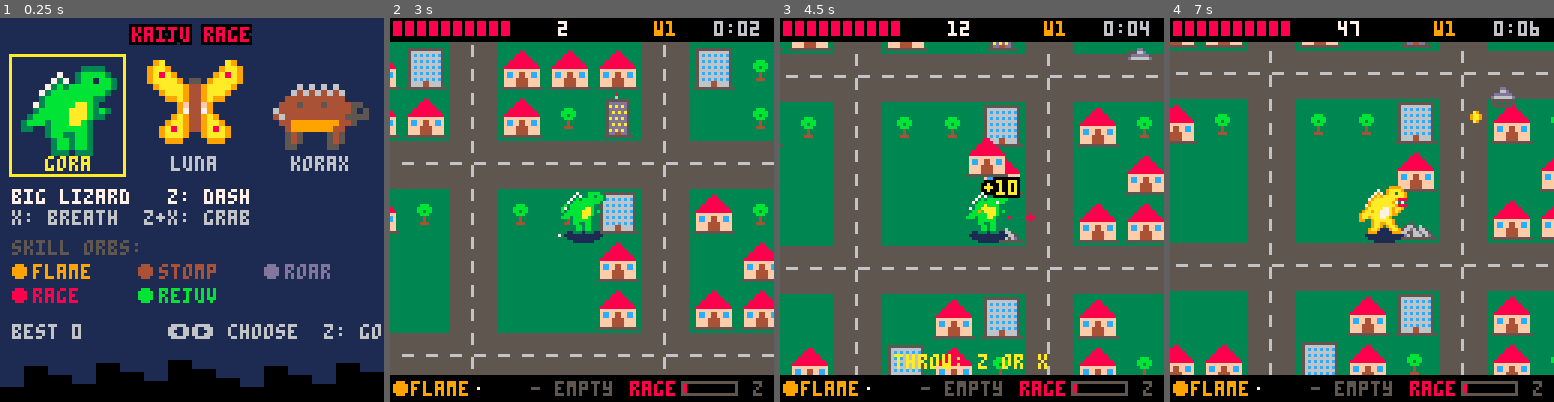
Above: before the commit, frames 1-4 (left to right).
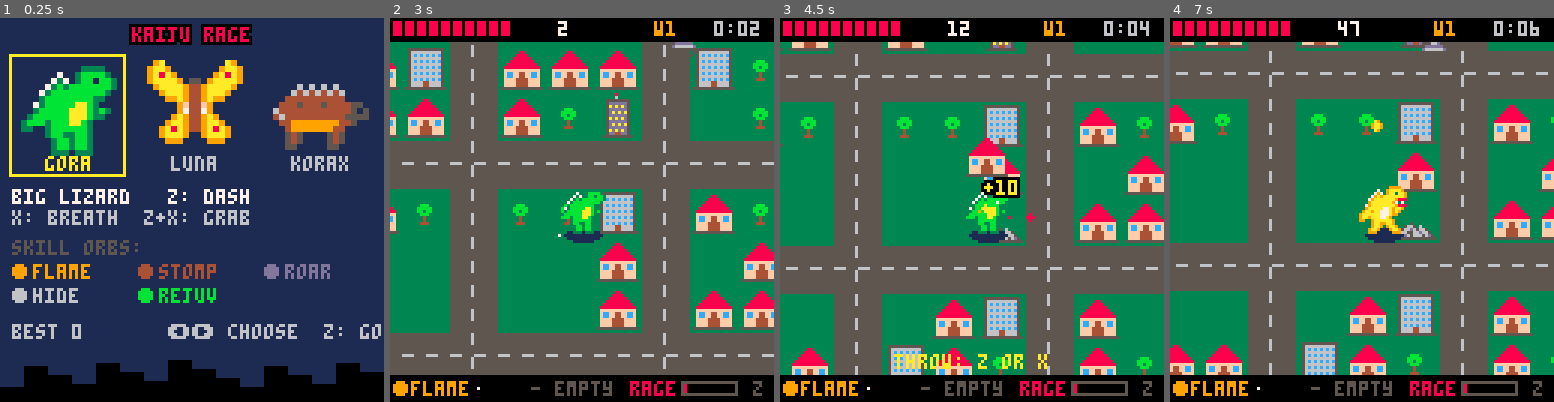
Above: after the commit, the same moments.

Repository: shalone86/games
Game: PICO-8 cartridge kaiju/rage.p8
The game is run twice, just before and just after one commit, with the same random seed, the same clock (stepped at 60 frames per second) and the same inputs.
Inputs:
- Up to frame 1 (0.25 s): no input
- Up to frame 2 (3 s): tap X (X key) at 0.33, 1.07, 1.85, 2.97 s; tap O (Z key) at 0.7, 1.7, 2.1, 2.5, 2.9 s; hold Right 1.6-2.1 s; hold Up 2.15-2.42 s; hold Right from 2.47 s (still down)
- Up to frame 3 (4.5 s): release Right at 3.03 s; hold Left 3.08-3.58 s; tap O (Z key) at 3.3, 3.7, 4.1 s; hold Down 3.63-3.97 s; hold Right from 4.02 s (still down); tap X (X key) at 4.08 s
- Up to frame 4 (7 s): tap O (Z key) every 0.4 s from 4.5 to 6.9 s; release Right at 4.68 s; hold Up 4.73-5.03 s; hold Left 5.08-5.68 s; tap X (X key) at 5.2, 6.32 s; hold Down 5.73-6.03 s; hold Right 6.08-6.58 s; hold Right from 6.63 s (still down)

The runs differ from the first frame. In frame 1, 0.4% of the frame differs, in the area x 3-21%, y 70-75%; in frame 2, 0.1%; in frame 3, 0.1%; in frame 4, 0.5%, in the area x 52-90%, y 6-30%.

Commit message:
Kaiju Rage: more enemies, rage mode, flying, art checklist
- Buildings looked up by lot instead of all 300: frame cost about halved,
  so up to 48 enemies now come in squads.
- Rage mode: flash, shockwaves, big rainbow kaiju, its own music, 10 s of
  double damage and points.
- Gora's rage orb is now hide, so only rage mode is rage.
- Luna flies (Z takes off, Z again dives and stomps); only missiles and
  rival fire reach her in the air.
- Art and sound checklist; notes for the angels game.

Co-Authored-By: Claude Opus 5.5 <noreply@anthropic.com>

Diff:
--- a/kaiju/rage.p8
+++ b/kaiju/rage.p8
@@ -58,13 +58,13 @@
  k={x=world/2,y=world/2,vx=0,vy=0,
   fx=1,fy=0,face=1,fr=0,z=0,
   hp=pk.hp,mhp=pk.hp,inv=0,en=60,bl=0,
-  dash=0,dcd=0,jt=0,jcd=0,zt=0,xt=0,
+  dash=0,dcd=0,fly=0,jcd=0,zt=0,xt=0,
   rage=0,rg=0,shell=0,ang=0,
   -- 2 skill slots: skill,
   -- level, timer
   sl={pk.sk[1]},lv={1,0},tm={0,0}}
  ens,shots,fx,pops,drops,objs,clouds,bolts={},{},{},{},{},{},{},{}
- score,tm,secs,shake,stop,bt=0,0,0,0,0,0
+ score,tm,secs,shake,stop,bt,flash=0,0,0,0,0,0,0
  spawn_t,wave,rt,rival,nr,fin,dm=60,1,1200,nil,0,0,1
  cx,cy=k.x-64,k.y-64
  st="play"
@@ -130,7 +130,7 @@
 -- sk = its 5 skills below
 roster={
  {n="gora",d="big lizard",z="dash",sp=0,hp=10,spd=1.2,bc=12,sk=split"1,2,3,4,5"},
- {n="luna",d="giant moth",z="leap",sp=64,hp=8,spd=1.35,bc=10,sk=split"6,7,8,9,10"},
+ {n="luna",d="giant moth",z="fly",sp=64,hp=8,spd=1.35,bc=10,sk=split"6,7,8,9,10"},
  {n="korax",d="spiked tank",z="dash",sp=70,hp=13,spd=1.05,bc=9,sk=split"11,12,13,14,15"},
 }
 
@@ -161,8 +161,8 @@
  {n="roar",c=13,f=function(l)
   dizzy(40+l*12,90+l*30) return 240-l*30
  end},
- -- red, and takes less damage
- {n="rage",c=8,p=function(l)
+ -- stone skin: takes less damage
+ {n="hide",c=6,p=function(l)
   k.arm*=1-l*.2 k.tint=true
  end},
  -- heals, but slower and
@@ -287,7 +287,10 @@
 -- the city
 
 function make_city()
- blds={}
+ -- gr: the building on each
+ -- 16x16 lot, so we only ever
+ -- look at the ones nearby
+ gr={}
  for bx=0,world-1,64 do
   for by=0,world-1,64 do
    for i=0,2 do
@@ -295,7 +298,7 @@
      local x,y,r=bx+16+i*16,by+16+j*16,rnd()
      local kd=r<.25 and 0 or r<.6 and 1 or r<.85 and 2 or 3
      if r<.93 and dist(x+8,y+8,world/2,world/2)>40 then
-      add(blds,{x=x,y=y,k=kd,hp=bhp[kd+1],fl=0})
+      gr[x\16+y\16*24]={x=x,y=y,k=kd,hp=bhp[kd+1],fl=0}
      end
     end
    end
@@ -309,13 +312,24 @@
  return sqrt(dx*dx+dy*dy)*16
 end
 
+-- standing buildings within
+-- about r of x,y
+function near_b(x,y,r)
+ local l={}
+ for i=(x-r)\16-1,(x+r)\16+1 do
+  for j=(y-r)\16-1,(y+r)\16+1 do
+   local b=gr[i+j*24]
+   if b and not b.dead then add(l,b) end
+  end
+ end
+ return l
+end
+
 function bump(x,y)
- for b in all(blds) do
-  if not b.dead then
-   local h=b.k==0 and 7 or 11
-   if abs(x-b.x-8)<h and abs(y-b.y-8)<h then
-    return b
-   end
+ for b in all(near_b(x,y,8)) do
+  local h=b.k==0 and 7 or 11
+  if abs(x-b.x-8)<h and abs(y-b.y-8)<h then
+   return b
   end
  end
 end
@@ -336,8 +350,8 @@
  local n=0
  d*=dm
  if not eo then
-  for b in all(blds) do
-   if not b.dead and abs(b.x+8-x)<r+6 and abs(b.y+8-y)<r+6 then
+  for b in all(near_b(x,y,r+6)) do
+   if abs(b.x+8-x)<r+6 and abs(b.y+8-y)<r+6 then
     n+=1 b.hp-=d b.fl=4
     if b.hp<=0 then smash(b) end
    end
@@ -376,7 +390,7 @@
  -- skills set these fresh
  -- every frame
  k.arm,k.spm,k.reg,k.tint,k.thorn=1,1,0,false,0
- k.atk,k.safe=false,k.z>0
+ k.atk,k.safe=false,false
  k.inv=max(k.inv-1,0)
  for i=1,2 do
   local id=k.sl[i]
@@ -392,7 +406,14 @@
  if k.shell>0 then k.shell-=1 k.safe=true end
  dm=1
  if k.rg>0 then
-  k.rg-=1 k.safe,dm=true,2 k.spm*=1.3
+  -- rage mode: double damage +
+  -- points, faster, can't be
+  -- hurt, and anything you
+  -- touch blows up
+  k.rg-=1 k.safe,dm=true,2 k.spm*=1.5
+  if tm%2==0 then hit(k.x,k.y-6,12,3) end
+  add(fx,{x=k.x+rnd(20)-10,y=k.y-rnd(24),dx=rnd()-.5,dy=-rnd(),t=12,c=rnd(split"7,10,9,8,14,12,11")})
+  if k.rg==0 then music(0,0,3) banner("rage over") end
  end
  k.hp=min(k.hp+k.reg,k.mhp)
 
@@ -419,12 +440,12 @@
   hit(k.x,k.y-4,8,2,true)
   add(fx,{x=k.x,y=k.y-8,dx=0,dy=0,t=6,c=9})
  end
- if k.jt>0 then
-  -- a leap is half a sine wave
-  k.jt+=1
-  k.z=-sin(k.jt/80)*32
-  if k.jt>=40 then
-   k.jt,k.z=0,0
+ if k.fly>0 then
+  k.fly-=1 k.z=min(k.z+2,24)
+ elseif k.z>0 then
+  k.z=max(k.z-6,0)
+  if k.z==0 then
+   k.jcd=90
    local b=bump(k.x,k.y)
    while b do smash(b) b=bump(k.x,k.y) end
    hit(k.x,k.y,22,3)
@@ -445,19 +466,22 @@
   if k.dcd==0 and k.z==0 then
    k.dash,k.dcd=10,40 sfx(6)
   end
- -- leaps are strong, so they
- -- wait 4 seconds
- elseif k.jcd==0 and k.jt==0 then
-  k.jt,k.jcd=1,120 sfx(6)
+ -- fly: z takes off, z again
+ -- (or running out) dives down
+ -- and stomps. then a 3 s wait
+ elseif k.fly>0 then k.fly=0
+ elseif k.jcd==0 and k.z==0 then
+  k.fly=150 sfx(6)
  end
 end
 
 function breath()
  if k.en<=0 then k.bl=0 return end
  if k.rg==0 then k.en-=1 end
+ local m=k.rg>0 and 96 or 56
  k.atk=true
  k.vx*=.4 k.vy*=.4
- k.bl=min(k.bl+5,56)
+ k.bl=min(k.bl+5,m)
  if tm%3==0 then
   for i=8,k.bl,8 do
    hit(k.x+k.fx*i,k.y-4+k.fy*i,4,1)
@@ -477,8 +501,8 @@
    sfx(3) return
   end
  end
- for b in all(blds) do
-  if not b.dead and b.k>0 and abs(b.x+8-gx)<12 and abs(b.y+8-gy)<12 then
+ for b in all(near_b(gx,gy,12)) do
+  if b.k>0 and abs(b.x+8-gx)<12 and abs(b.y+8-gy)<12 then
    k.held,k.hw=bspr[b.k+1],2
    smash(b) return
   end
@@ -528,11 +552,14 @@
 end
 
 -- the rage meter is full
+-- the rage meter is full:
+-- rage mode, like a super star
 function rampage()
- k.rage,k.rg=0,180
- nova(40,4,8)
- shake,stop=6,4
- banner("rampage!") sfx(5)
+ k.rage,k.rg=0,300
+ nova(48,4,7)
+ ring(k.x,k.y,70,10) ring(k.x,k.y,90,8)
+ shake,stop,flash=8,8,3
+ sfx(5) music(1,0,3)
 end
 
 -->8
@@ -548,10 +575,11 @@
  return rnd()<.25+wave*.04 and 2 or 1
 end
 
-function spawn(kd)
- local a,q=rnd(),et[kd]
- local e={k=kd,x=mid(4,k.x+cos(a)*90,world-4),
-  y=mid(4,k.y+sin(a)*90,world-4),
+function spawn(kd,a)
+ a=a or rnd()
+ local q=et[kd]
+ local e={k=kd,x=mid(4,k.x+cos(a)*90+rnd(20)-10,world-4),
+  y=mid(4,k.y+sin(a)*90+rnd(20)-10,world-4),
   hp=q[3],df=q[4],w=q[2],cd=60+rnd(60),fl=0,dz=0,face=1}
  if kd==4 then
   -- bombers fly straight at
@@ -572,8 +600,13 @@
 
 function upd_army()
  spawn_t-=1
- if spawn_t<=0 and #ens<3+wave*2 then
-  spawn(pick()) spawn_t=max(20,100-wave*10)
+ -- squads: tanks and helis
+ -- come in groups that grow
+ -- with the waves
+ if spawn_t<=0 and #ens<8+wave*5 then
+  local kd,a=pick(),rnd()
+  for i=1,kd<3 and 1+rnd(wave/2+1) or 1 do spawn(kd,a) end
+  spawn_t=max(8,60-wave*7)
  end
  if not rival then
   rt-=1
@@ -600,7 +633,7 @@
     e.x+=cos(a+.25)*s e.y+=sin(a+.25)*s
    end
    if e.cd<=0 and d<80 then
-    if kd==5 and d<18 then
+    if kd==5 and d<18 and k.z==0 then
      -- mechs punch up close
      hurt(2) e.cd=40 sfx(10)
     else
@@ -633,11 +666,11 @@
     del(shots,s)
     hit(s.x,s.y,10,2)
     ring(s.x,s.y,14,9) boom(s.x,s.y,8) sfx(2)
-    if abs(s.x-k.x)<12 and abs(s.y-k.y+6)<12 then hurt(2) end
+    if abs(s.x-k.x)<12 and abs(s.y-k.y+6)<12 and k.z==0 then hurt(2) end
    end
   elseif s.t<0 then
    del(shots,s)
-  elseif abs(s.x-k.x)<5 and abs(s.y-k.y+7)<7 then
+  elseif abs(s.x-k.x)<5 and abs(s.y-k.y+7+k.z)<7 and (k.z==0 or s.s==36 or s.c) then
    del(shots,s) boom(s.x,s.y,5) hurt(s.d)
   end
  end
@@ -658,7 +691,7 @@
  end
  e.face=sgn(k.x-e.x)
  if not e.run and e.cd<=0 and e.dz==0 then
-  if d<14 then
+  if d<14 and k.z==0 then
    hurt(2) push(e,14) e.cd=45 sfx(10)
   elseif d<64 then
    for i=0,3 do
@@ -668,8 +701,8 @@
   end
  end
  -- it tramples small things
- for b in all(blds) do
-  if not b.dead and b.k<2 and abs(b.x+8-e.x)<10 and abs(b.y+8-e.y)<10 then
+ for b in all(near_b(e.x,e.y,10)) do
+  if b.k<2 and abs(b.x+8-e.x)<10 and abs(b.y+8-e.y)<10 then
    b.dead=true boom(b.x+8,b.y+8,4)
   end
  end
@@ -783,6 +816,7 @@
 end
 
 function addscore(n,x,y)
+ n*=dm
  score=min(score+n,32000)
  if n>=10 then add(pops,{x=x,y=y,t=30,s="+"..n}) end
 end
@@ -817,9 +851,10 @@
  fillp()
 
  for pass=0,1 do
-  for b in all(blds) do
-   if (b.y+10<k.y)==(pass==0) and b.x>cx-16 and b.x<cx+128 and b.y>cy-16 and b.y<cy+128 then
-    drw_bld(b)
+  for j=cy\16-1,(cy+128)\16 do
+   for i=max(cx\16-1,0),(cx+128)\16 do
+    local b=gr[i+j*24]
+    if b and (b.y+10<k.y)==(pass==0) then drw_bld(b) end
    end
   end
   if pass==0 then
@@ -856,7 +891,7 @@
  if k.bl>0 then
   local mx,my=k.x+k.face*7,k.y-11
   for i=0,k.bl,3 do
-   circfill(mx+k.fx*i,my+k.fy*i,1+rnd(2),pk.bc)
+   circfill(mx+k.fx*i,my+k.fy*i,1+rnd(k.rg>0 and 4 or 2),k.rg>0 and 8+(i/3+t()*20)%7 or pk.bc)
   end
   line(mx,my,mx+k.fx*k.bl,my+k.fy*k.bl,7)
  end
@@ -878,6 +913,7 @@
  camera()
  drw_hud()
  if st=="over" then drw_over() end
+ if flash>0 then flash-=1 rectfill(0,0,127,127,7) end
 end
 
 function drw_bld(b)
@@ -901,18 +937,26 @@
  local p=split(s)
  for i=1,#p,2 do pal(p[i],p[i+1]) end
 end
-red="11,8,3,2,10,8,9,2,4,8,6,14"
+stone="11,6,3,5,10,6,9,5,4,5,6,7"
 gold="11,10,3,9,10,7,9,10,4,10,6,7"
 purple="11,14,3,2,10,14,9,2,4,14,6,13"
 
 function drw_k()
  ovalfill(k.x-6,k.y-2,k.x+6,k.y+2,1)
  if k.inv%4<2 then
-  if k.tint then tint(red) end
+  if k.tint then tint(stone) end
+  local w=16
   if k.rg>0 then
-   if t()*8%2<1 then tint(red) end
+   -- rage mode: big, glowing,
+   -- every color of the rainbow
+   w=24
+   fillp(0b0101101001011010.1)
+   circfill(k.x,k.y-12-k.z,15+sin(t()*2)*2,10)
+   fillp()
+   if k.rg>60 or t()*6%2<1 then rainbow() end
   elseif k.safe then tint(gold) end
-  kspr(pk.sp+(k.atk and 4 or flr(k.fr)%2*2),k.x-8,k.y-16-k.z,k.face<0)
+  local f=pk.sp+(k.atk and 4 or flr(k.fr)%2*2)
+  sspr(f%16*8,f\16*8,16,16,k.x-w/2,k.y-w-k.z,w,w,k.face<0)
   pal()
  end
  if k.held then
@@ -956,6 +1000,13 @@
  end
 end
 
+function rainbow()
+ local c=split"8,9,10,11,12,14,7"
+ for i,p in pairs(split"11,3,10,9,4,6") do
+  pal(p,c[(flr(t()*20)+i)%7+1])
+ end
+end
+
 function white()
  for i=1,15 do pal(i,7) end
 end
@@ -1005,7 +1056,10 @@
  -- rage meter
  print("rage",80,121,8)
  rect(97,121,115,125,5)
- rectfill(98,122,98+16*k.rage/20,124,k.rg>0 and 10 or 8)
+ rectfill(98,122,98+16*(k.rg>0 and k.rg/300 or k.rage/20),124,k.rg>0 and 8+t()*15%7 or 8)
+ if k.rg>210 then
+  oprint("\^w\^trage mode!",24,40+sin(t()*2)*3,8+t()*15%7)
+ end
  -- z move ready?
  local rdy=k.dcd==0 and k.jcd==0
  print("z",121,121,rdy and 11 or 5)
--- a/kaiju/rage_shots.lua
+++ b/kaiju/rage_shots.lua
@@ -9,13 +9,14 @@
 press(1) frames(20) press(1,5) frames(12) k.inv=0 shot("r_gora")
 -- a skill orb prompt + rage meter half full
 k.rage=12 press() add(drops,{x=k.x,y=k.y,o=5}) frames(2) shot("r_swap")
--- rampage
-k.rage=19 add(drops,{x=k.x+1,y=k.y,s=41}) del(drops,k.pend) frames(5) shot("r_rampage")
+-- rage mode
+k.rage=19 add(drops,{x=k.x+1,y=k.y,s=41}) del(drops,k.pend) frames(14) shot("r_rampage")
+press(1,5) frames(20) shot("r_rage2") press()
 -- luna leaping with spores + zap, a rival nearby
 sel=2 start() k.sl={7,8} k.lv={3,2}
 rt=1 frames(2) rival.x,rival.y=k.x+40,k.y-10
 for i=1,5 do spawn(1) end
-press(2) frames(20) press(4) frames(3) press() frames(14) shot("r_luna")
+press(2) frames(20) press(4) frames(8) press(1) frames(20) shot("r_luna")
 -- korax holding a building, rival fleeing off screen
 sel=3 start() k.sl={11,15} k.lv={2,2}
 k.held,k.hw=10,2
--- a/kaiju/rage_smoke.lua
+++ b/kaiju/rage_smoke.lua
@@ -13,7 +13,7 @@
  printh("  thrown: "..#objs.." objs, held="..tostr(k.held))
  -- z tap = dash/leap
  press() frames(5) press(4) frames(3) press() frames(2)
- printh("  z move: dash="..k.dash.." jump="..k.jt)
+ printh("  z move: dash="..k.dash.." fly="..k.fly)
  frames(60)
  -- x hold = breath
  press(1,5) frames(20) printh("  breath len="..k.bl.." en="..k.en)
Not shown, changed: the music (__music__) section of kaiju/rage.p8
Not shown, changed: the sound effects (__sfx__) section of kaiju/rage.p8
Not shown, added: angels/IDEAS.md
Not shown, added: kaiju/ART_CHECKLIST.md
Not shown, changed: kaiju/RAGE.md
